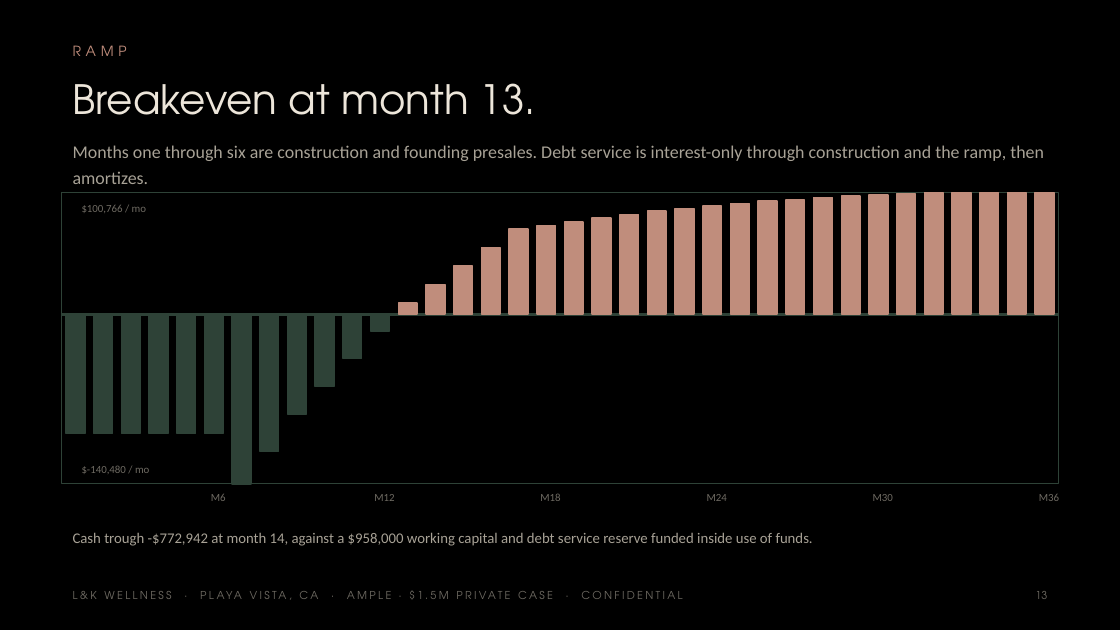
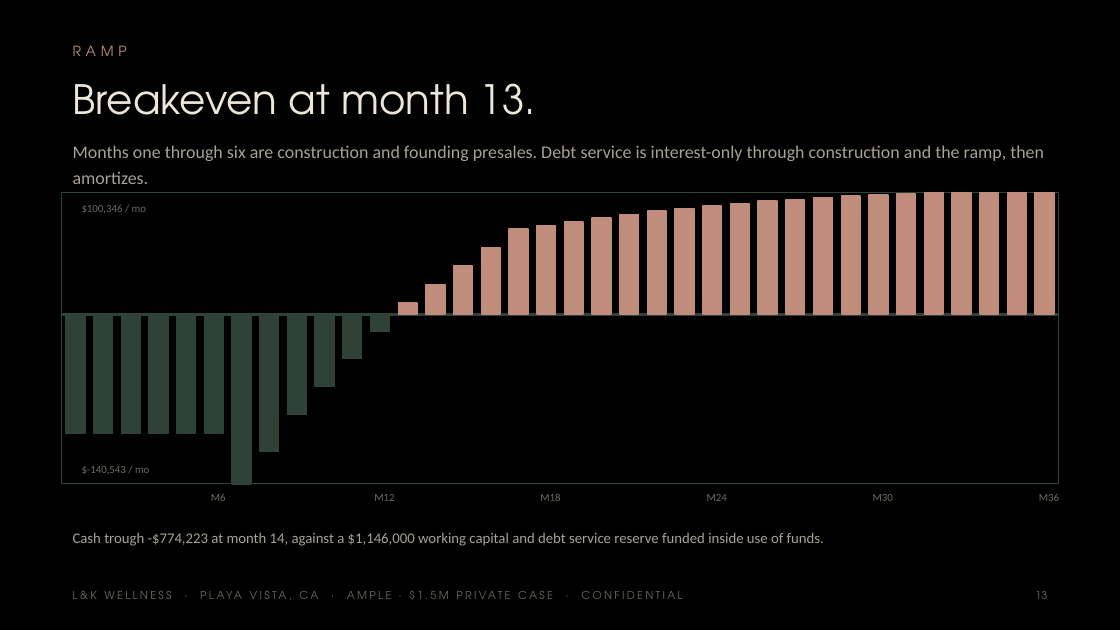
Before and after one commit to apexalpha811/2mil_ample, a slide deck: slide 13 of 1.5mil_ample.pptx. Drawn at 1120x630 pixels with LibreOffice and Linux fonts; fonts in the diff are those of the drawing. Boxes give left, top, right and bottom in pixels: in the first picture for what was removed or moved away, otherwise in the second. Text is boxed around its words. In the diff, an @@ line names an element or a change of style, - is before the commit and + after.

```diff
--- a/1.5mil_ample.pptx
+++ b/1.5mil_ample.pptx
@@ text at [82, 205, 146, 213]: text changed @@
-$100,766 / mo
+$100,346 / mo
@@ text at [82, 466, 149, 474]: text changed @@
-$-140,480 / mo
+$-140,543 / mo
@@ text at [73, 532, 824, 546]: text changed @@
-Cash trough -$772,942 at month 14, against a $958,000 working capital and debt service reserve funded inside use of funds.
+Cash trough -$774,223 at month 14, against a $1,146,000 working capital and debt service reserve funded inside use of funds.
```
Also in this commit, not shown: 8 other slides changed, 5 other files.
